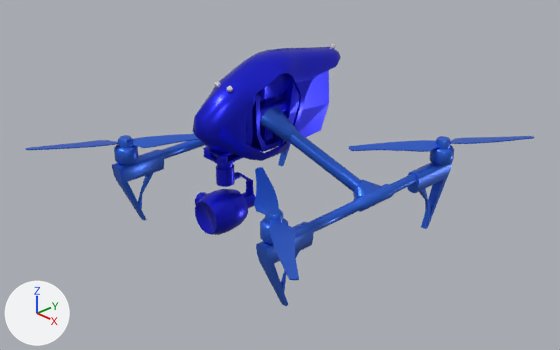
The Blender file drone.blend as it was, and as the next commit left it.
Rendered twice from a 50 mm camera at (1.113, -1.004, 0.846) aimed at (0.017, 0.036, 0.138). Lighting does not change. The marker at lower left points along +X, +Y and +Z.

Names of what the first picture shows: 'cam-body', 'hull-center', 'hull-nose', 'hull-rear', 'hull-side-panel.l', 'propeller.front.l', 'propeller.front.r', 'propeller.rear.l', 'strut-anchor.l', 'strut-anchor.r', 'strut-main.l', 'strut-sub.l', 'strut-sub.r'.
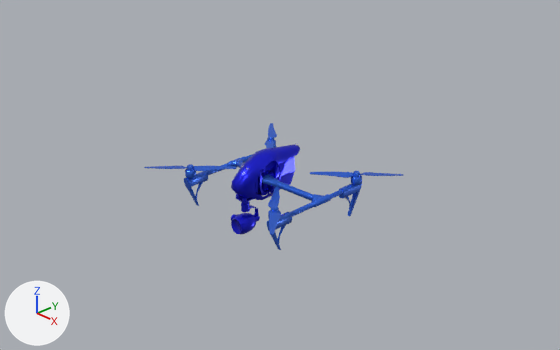
ob_drone_base is not drawn itself; it is the parent of ob_hull_base.
ob_hull_base is not drawn itself; it is the parent of ob_hull_center, ob_strut_anchor_r, ob_strut_anchor_l, ob_cam_base.

Location of each change, (x1, y1, x2, y2) in pixels of the pictures (560 x 350 px):
```json
{"object": "hull-nose", "change": "rescaled, moved", "before": [192, 47, 341, 161], "after": [231, 145, 300, 200], "on screen": "53% narrower, 51% shorter"}
{"object": "strut-sub.l", "change": "turned, rescaled, moved", "before": [256, 162, 452, 306], "after": [267, 183, 362, 250]}
{"object": "strut-main.l", "change": "turned, rescaled, moved", "before": [260, 108, 382, 199], "after": [262, 175, 324, 202]}
{"object": "strut-sub.r", "change": "turned, rescaled, moved", "before": [112, 140, 291, 221], "after": [184, 148, 266, 206]}
{"object": "hull-rear", "change": "rescaled, moved", "before": [273, 70, 329, 146], "after": [267, 157, 295, 193], "on screen": "49% narrower, 52% shorter"}
{"object": "cam-body", "change": "rescaled, moved", "before": [195, 189, 248, 235], "after": [231, 213, 256, 234], "on screen": "52% narrower, 53% shorter"}
{"object": "propeller.front.l", "change": "turned, rescaled, moved", "before": [254, 167, 299, 281], "after": [268, 186, 281, 235]}
{"object": "hull-center", "change": "rescaled, moved", "before": [246, 73, 292, 152], "after": [255, 161, 276, 196], "on screen": "53% narrower, 55% shorter"}
{"object": "propeller.rear.l", "change": "turned, rescaled, moved", "before": [349, 136, 535, 152], "after": [310, 171, 404, 178]}
{"object": "propeller.front.r", "change": "turned, rescaled, moved", "before": [25, 134, 199, 150], "after": [144, 164, 237, 171]}
{"object": "hull-side-panel.l", "change": "rescaled, moved", "before": [277, 80, 311, 152], "after": [269, 162, 285, 196], "on screen": "51% narrower, 52% shorter"}
{"object": "propeller-mnt.front.r", "change": "turned, rescaled, moved", "before": [114, 144, 139, 165], "after": [185, 169, 196, 178]}
{"object": "propeller-mnt.rear.l", "change": "turned, rescaled, moved", "before": [430, 145, 454, 165], "after": [351, 175, 362, 185]}
{"object": "cam-arm-joint-top", "change": "rescaled, moved", "before": [215, 161, 235, 180], "after": [241, 201, 250, 209], "on screen": "52% narrower, 55% shorter"}
{"object": "strut-anchor.l", "change": "turned, rescaled, moved", "before": [260, 99, 286, 120], "after": [262, 171, 274, 178]}
{"object": "propeller-mnt.front.l", "change": "turned, rescaled, moved", "before": [260, 218, 288, 244], "after": [268, 210, 281, 220]}
{"object": "cam-arm-arm", "change": "rescaled, moved", "before": [235, 172, 254, 195], "after": [250, 205, 258, 215], "on screen": "55% narrower, 54% shorter"}
{"object": "cam-mnt-plat-bottom", "change": "rescaled, moved", "before": [204, 154, 243, 166], "after": [236, 198, 253, 203]}
{"object": "propeller.rear.r", "change": "turned, rescaled, moved", "after": [265, 123, 277, 148], "on screen": "not visible before"}
{"object": "cam-arm-joint-bottom", "change": "rescaled, moved", "before": [216, 176, 235, 187], "after": [241, 208, 250, 212]}
{"object": "cam-mnt-plat-top", "change": "rescaled, moved", "before": [203, 146, 232, 158], "after": [236, 194, 249, 200], "on screen": "53% narrower, 46% shorter"}
{"object": "cam-attach-rear", "change": "rescaled, moved", "before": [244, 192, 255, 208], "after": [254, 214, 260, 221]}
{"object": "strut-main.r", "change": "turned, rescaled, moved", "after": [232, 159, 244, 168], "on screen": "not visible before"}
{"object": "cam-attach-front", "change": "rescaled, moved", "before": [242, 193, 251, 208], "after": [253, 215, 257, 222], "on screen": "50% narrower, 50% shorter"}
{"object": "cam-mnt-plat-joint.r", "change": "rescaled, moved", "before": [217, 156, 229, 163], "after": [242, 199, 247, 202], "on screen": "54% narrower, 50% shorter"}
{"object": "cam-attach-joint-outer", "change": "rescaled, moved", "before": [195, 192, 207, 205], "after": [231, 214, 236, 221]}
{"object": "lights-front", "change": "rescaled, moved", "before": [214, 81, 233, 92], "on screen": "not visible afterwards"}
{"object": "cam-mnt-plat-joint.l", "change": "rescaled, moved", "before": [204, 150, 214, 157], "on screen": "not visible afterwards"}
{"object": "cam-attach-joint-inner", "change": "rescaled, moved", "before": [199, 194, 207, 200], "on screen": "not visible afterwards"}
{"object": "propeller-mnt.rear.r", "change": "turned, rescaled, moved", "after": [266, 140, 276, 148], "on screen": "not visible before"}
```

Scene script edits in JSON lines:
```json
{"op": "set", "path": "ob_strut_anchor_r.rotation_euler", "old": "(0.0, -0.632, 0.0)", "new": "(0.0, -0.226, 0.0)", "note": "degrees (0, -36, 0) -> degrees (0, -13, 0)"}
{"op": "set", "path": "ob_strut_anchor_l.rotation_euler", "old": "(0.0, 0.632, 0.0)", "new": "(0.0, 0.226, 0.0)", "note": "degrees (0, 36, 0) -> degrees (0, 13, 0)"}
{"op": "set", "path": "ob_propeller_front_r.rotation_euler", "old": "(1.571, 0.0, 0.2)", "new": "(1.571, 0.0, 0.0)", "note": "degrees (90, 0, 11) -> degrees (90, 0, 0)"}
{"op": "set", "path": "ob_strut_sub_r.rotation_euler", "old": "(0.0, 0.632, 0.0)", "new": "(0.0, 0.226, 0.0)", "note": "degrees (0, 36, 0) -> degrees (0, 13, 0)"}
{"op": "set", "path": "ob_propeller_rear_l.rotation_euler", "old": "(1.571, 0.0, 0.2)", "new": "(1.571, 0.0, 0.0)", "note": "degrees (90, 0, 11) -> degrees (90, 0, 0)"}
{"op": "set", "path": "ob_propeller_front_l.rotation_euler", "old": "(1.571, 0.0, 0.2)", "new": "(1.571, 0.0, 0.0)", "note": "degrees (90, 0, 11) -> degrees (90, 0, 0)"}
{"op": "set", "path": "ob_strut_sub_l.rotation_euler", "old": "(0.0, -0.632, 0.0)", "new": "(0.0, -0.226, 0.0)", "note": "degrees (0, -36, 0) -> degrees (0, -13, 0)"}
{"op": "set", "path": "ob_drone_base.scale", "old": "(0.231, 0.231, 0.231)", "new": "(1.0, 1.0, 1.0)"}
{"op": "set", "path": "ob_hull_base.matrix_parent_inverse", "old": "Matrix(((4.329, 0.0, 0.0, 0.0), (0.0, 0.0, 4.329, -0.133), (0.0, -4.329, 0.0, -3.216), (0.0, 0.0, 0.0, 1.0)))", "new": "Matrix(((1.0, 0.0, 0.0, 0.0), (0.0, 0.0, 1.0, 0.0), (0.0, -1.0, 0.0, 0.0), (0.0, 0.0, 0.0, 1.0)))"}
{"op": "set", "path": "ob_hull_base.location", "old": "(0.0, -0.779, 0.325)", "new": "(0.0, -0.0175, 0.143)"}
{"op": "set", "path": "ob_hull_base.scale", "old": "(1.0, 1.0, 1.0)", "new": "(0.484, 0.484, 0.484)"}
```
